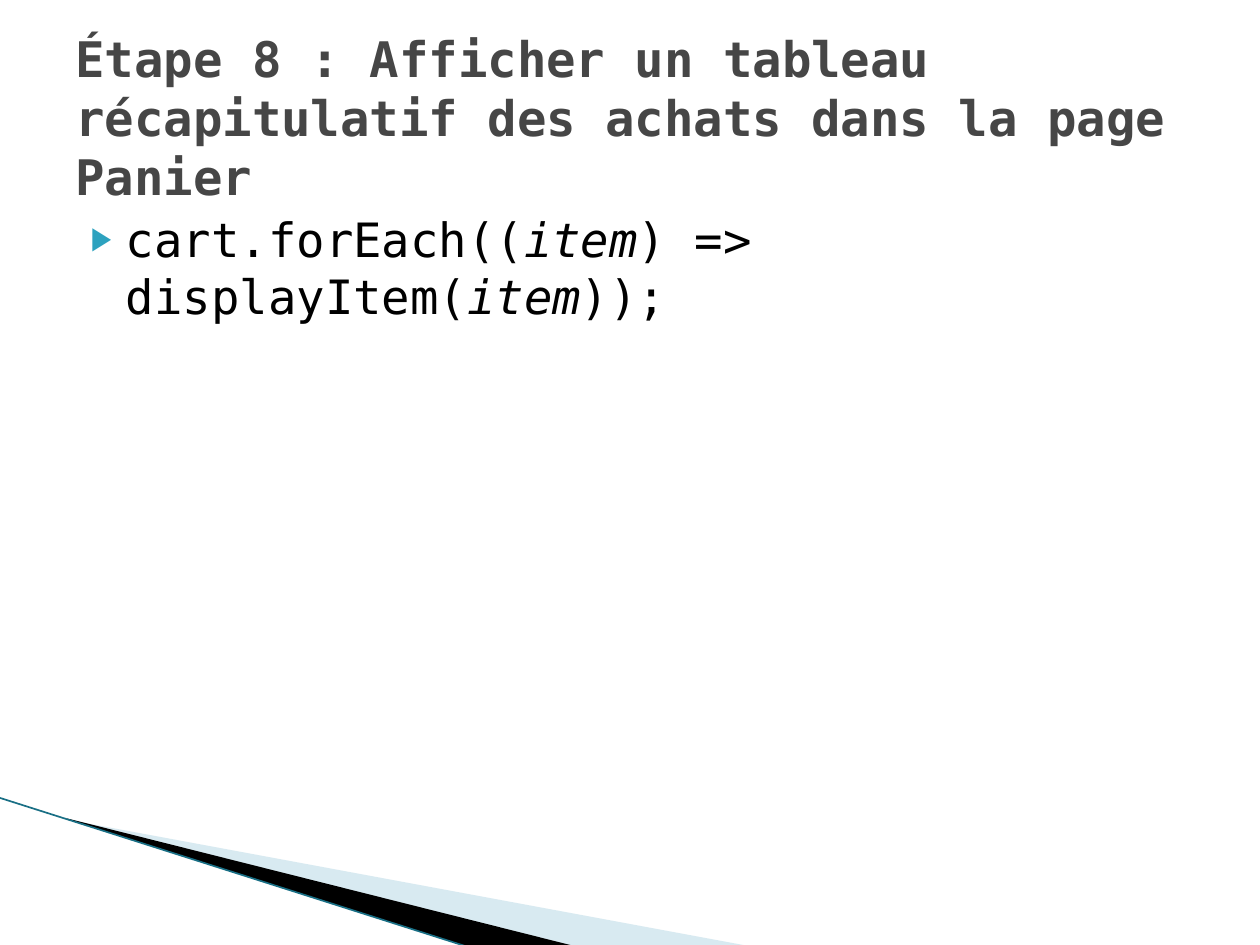
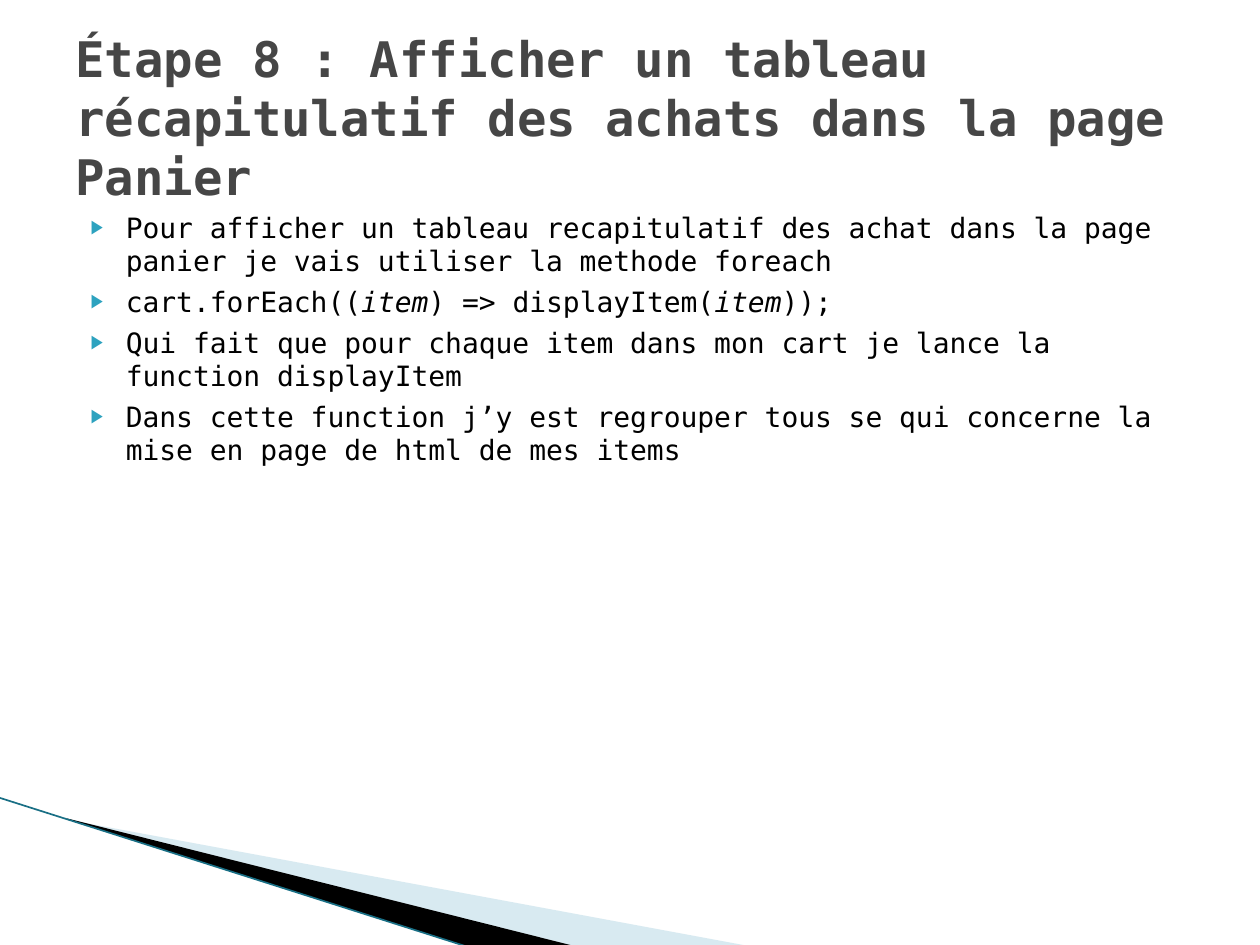
Before and after one commit to gwenaelgressier/GwenaelGressier_05_04042022, a slide deck: slide 10 of Nouveau Présentation Microsoft Office PowerPoint.pptx. Drawn at 1260x945 pixels with LibreOffice and Linux fonts; fonts in the diff are those of the drawing; background and template pictures are left out. Boxes give left, top, right and bottom in pixels: in the first picture for what was removed or moved away, otherwise in the second. Text is boxed around its words. In the diff, an @@ line names an element or a change of style, - is before the commit and + after.

```diff
--- a/Nouveau Présentation Microsoft Office PowerPoint.pptx
+++ b/Nouveau Présentation Microsoft Office PowerPoint.pptx
@@ text at [126,216,1151,277]: paragraph added @@
+▶ Pour afficher un tableau recapitulatif des achat dans la page panier je vais utiliser la methode foreach
@@ text at [126,290,833,318]: size 27 to 16 pt in "cart.forEach((item) => displayItem(item));" @@
@@ text at [126,331,1152,466]: paragraphs added @@
+▶ Qui fait que pour chaque item dans mon cart je lance la function displayItem
+▶ Dans cette function j’y est regrouper tous se qui concerne la mise en page de html de mes items
```
Also in this commit, not shown: 12 other slides changed, 18 other files.
